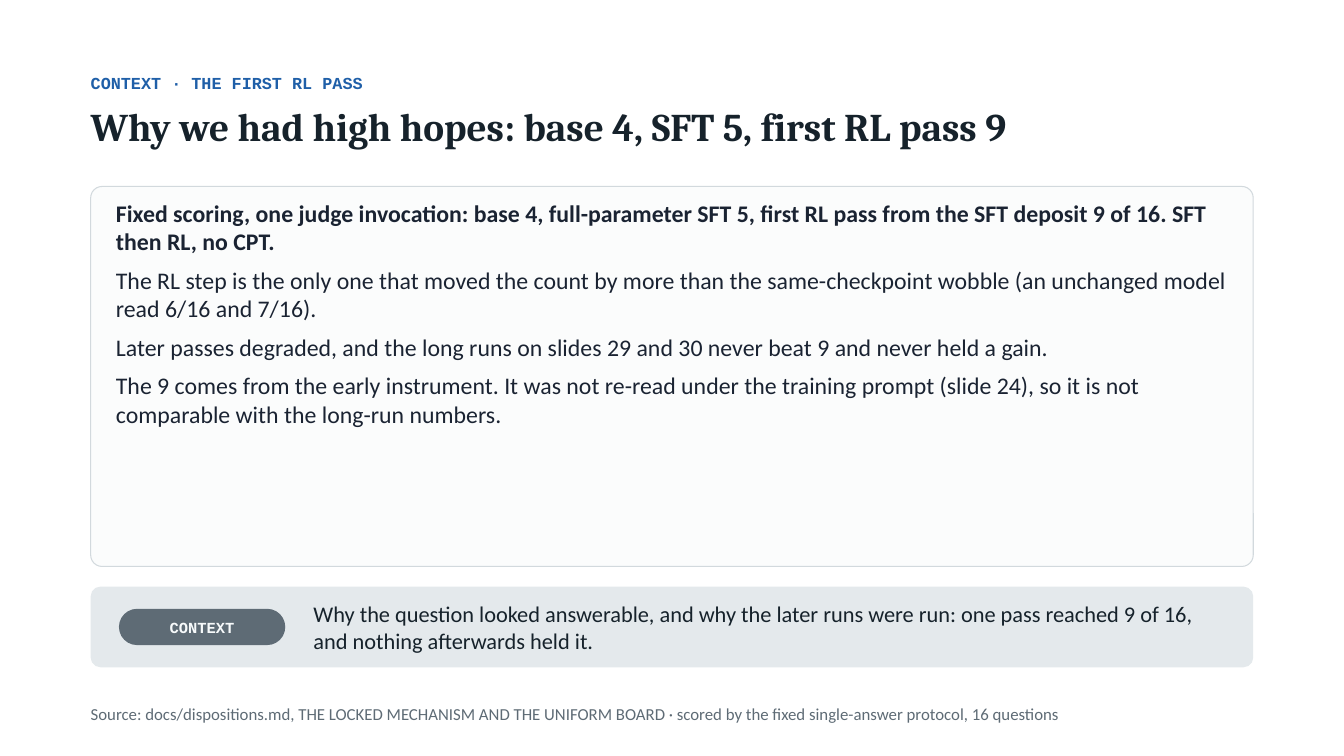
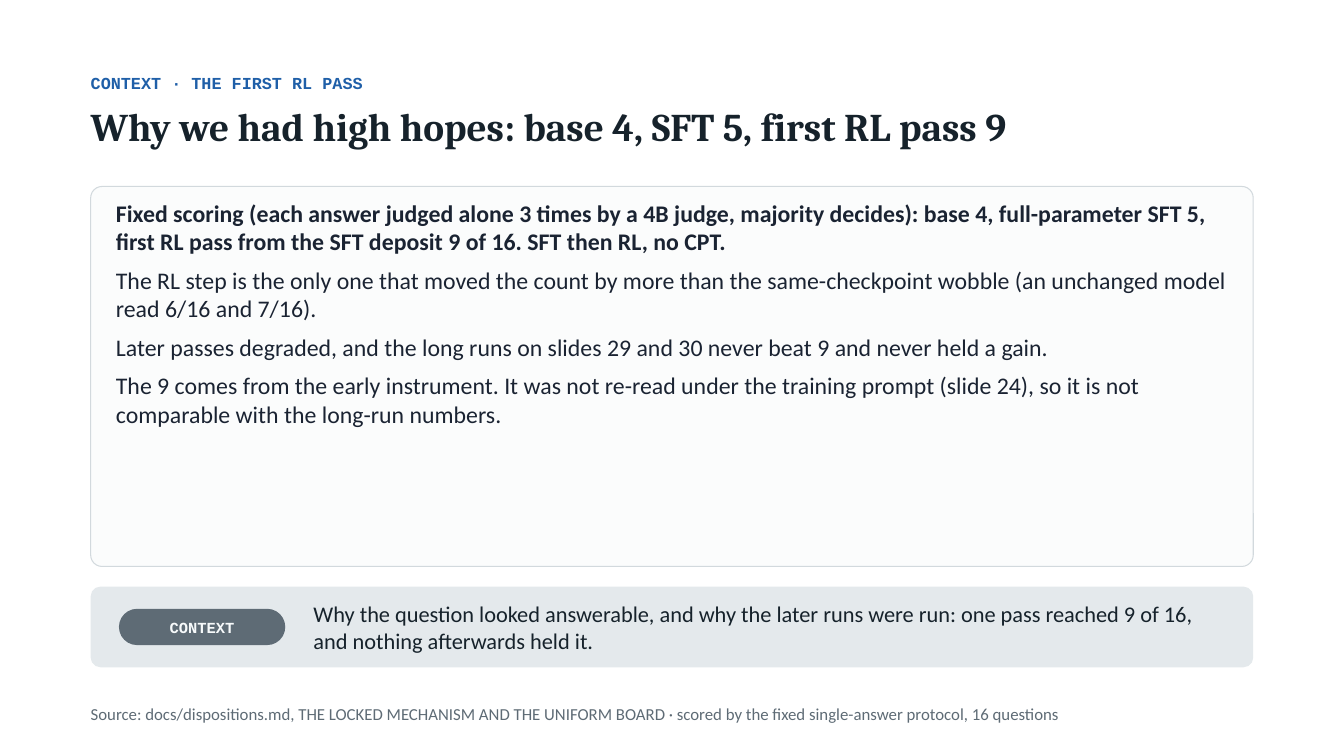
Before and after one commit to thistleknot/rl_v2_share, a slide deck: slide 31 of docs/RL_V2_rl.pptx. Drawn at 1344x756 pixels with LibreOffice and Linux fonts; fonts in the diff are those of the drawing. Boxes give left, top, right and bottom in pixels: in the first picture for what was removed or moved away, otherwise in the second. Text is boxed around its words. In the diff, an @@ line names an element or a change of style, - is before the commit and + after.

```diff
--- a/docs/RL_V2_rl.pptx
+++ b/docs/RL_V2_rl.pptx
@@ text at box(116, 204, 1205, 254): text changed @@
-Fixed scoring, one judge invocation: base 4, full-parameter SFT 5, first RL pass from the SFT deposit 9 of 16. SFT then RL, no CPT.
+Fixed scoring (each answer judged alone 3 times by a 4B judge, majority decides): base 4, full-parameter SFT 5, first RL pass from the SFT deposit 9 of 16. SFT then RL, no CPT.
```
